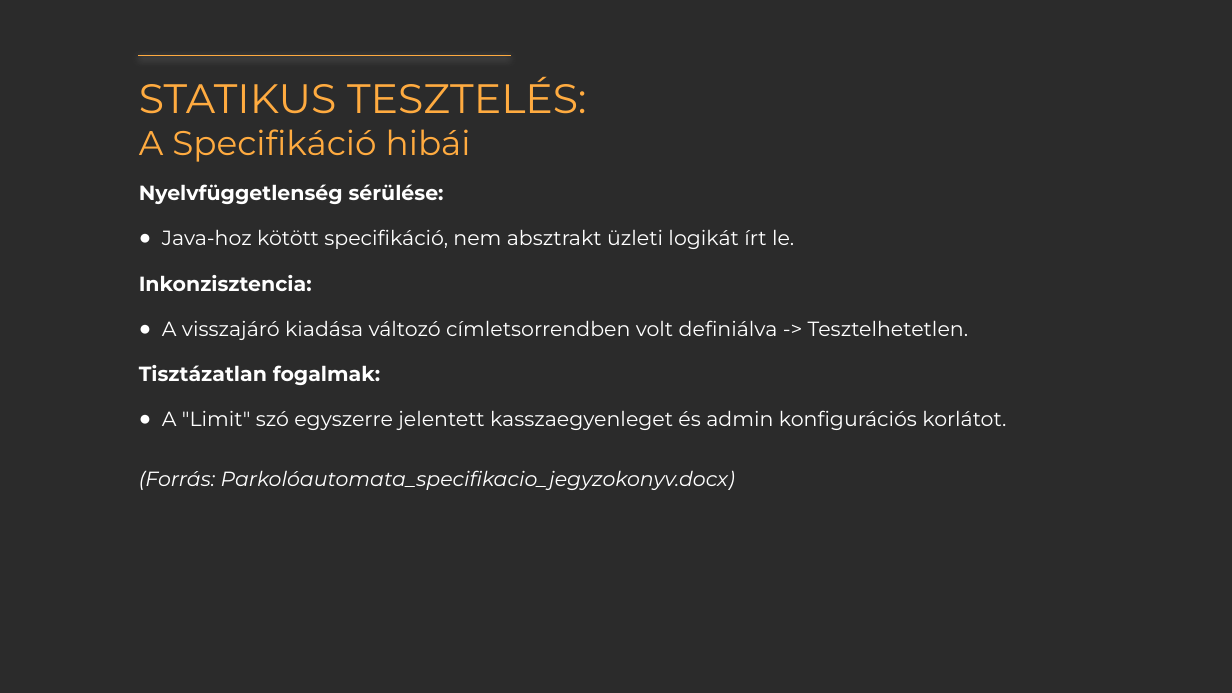
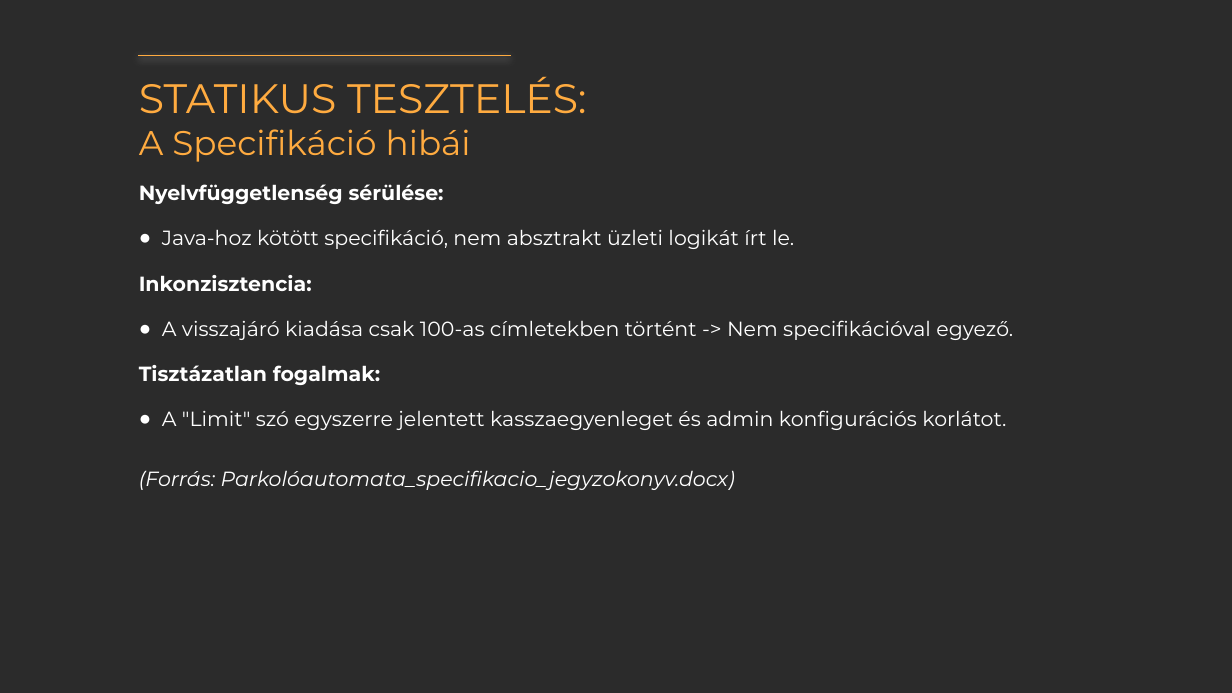
Before and after one commit to KLeviii/Library-Loan-System, a slide deck: slide 9 of docs/Csapat_2.pptx. Drawn at 1232x693 pixels with LibreOffice and Linux fonts; fonts in the diff are those of the drawing; background and template pictures are left out; a plain dark background stands for a picture behind light text. Boxes give left, top, right and bottom in pixels: in the first picture for what was removed or moved away, otherwise in the second. Text is boxed around its words. In the diff, an @@ line names an element or a change of style, - is before the commit and + after.

```diff
--- a/docs/Csapat_2.pptx
+++ b/docs/Csapat_2.pptx
@@ text at bbox=[162, 320, 1013, 340]: text changed @@
-● A visszajáró kiadása változó címletsorrendben volt definiálva -> Tesztelhetetlen.
+● A visszajáró kiadása csak 100-as címletekben történt -> Nem specifikációval egyező.
```
Also in this commit, not shown: 5 other slides changed.
